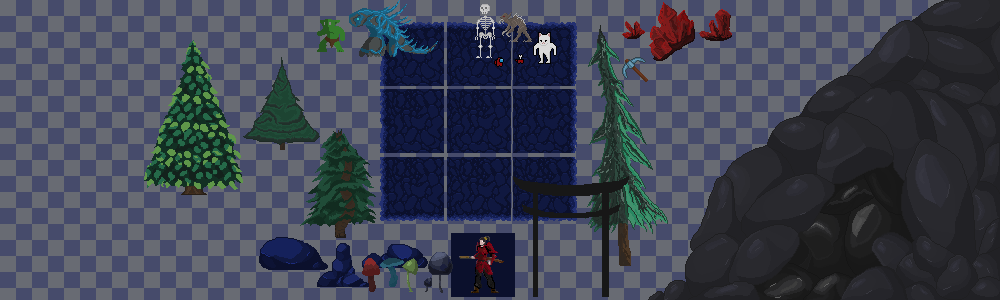
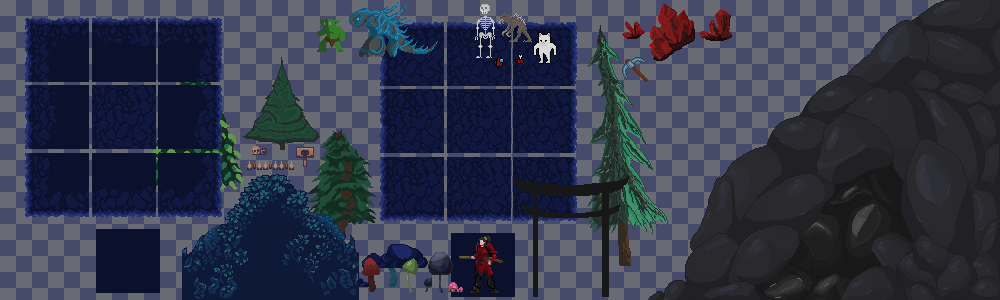
Layer changes from the first 1000 x 300 image to the second:
added layer "Табличка" above "Черепа" over left=296, top=147, right=314, bottom=167
added layer "Черепа" above "Шипы" over left=251, top=146, right=267, bottom=155
added layer "Шипы" above "Трава0" over left=247, top=161, right=294, bottom=170
added layer "Трава0" above "Группа задник облаков" over left=182, top=174, right=359, bottom=300
added layer "гриб 06" above "гриб 05" over left=447, top=282, right=463, bottom=292
"гриб 05": blend normal → darken over left=380, top=258, right=404, bottom=268
showed group "Задники для пещер 0.2" (11 layers) over left=24, top=18, right=222, bottom=293
